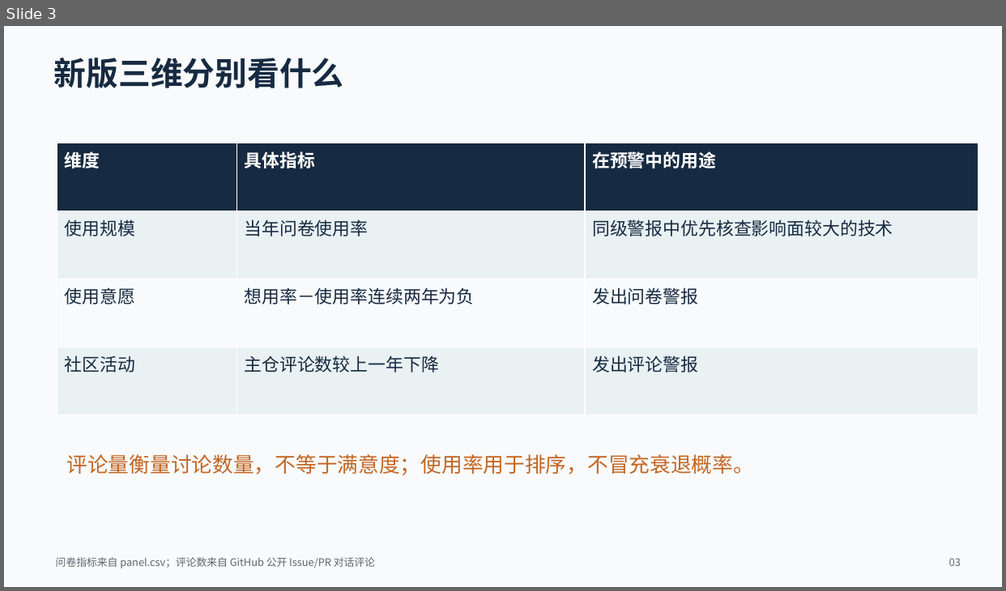
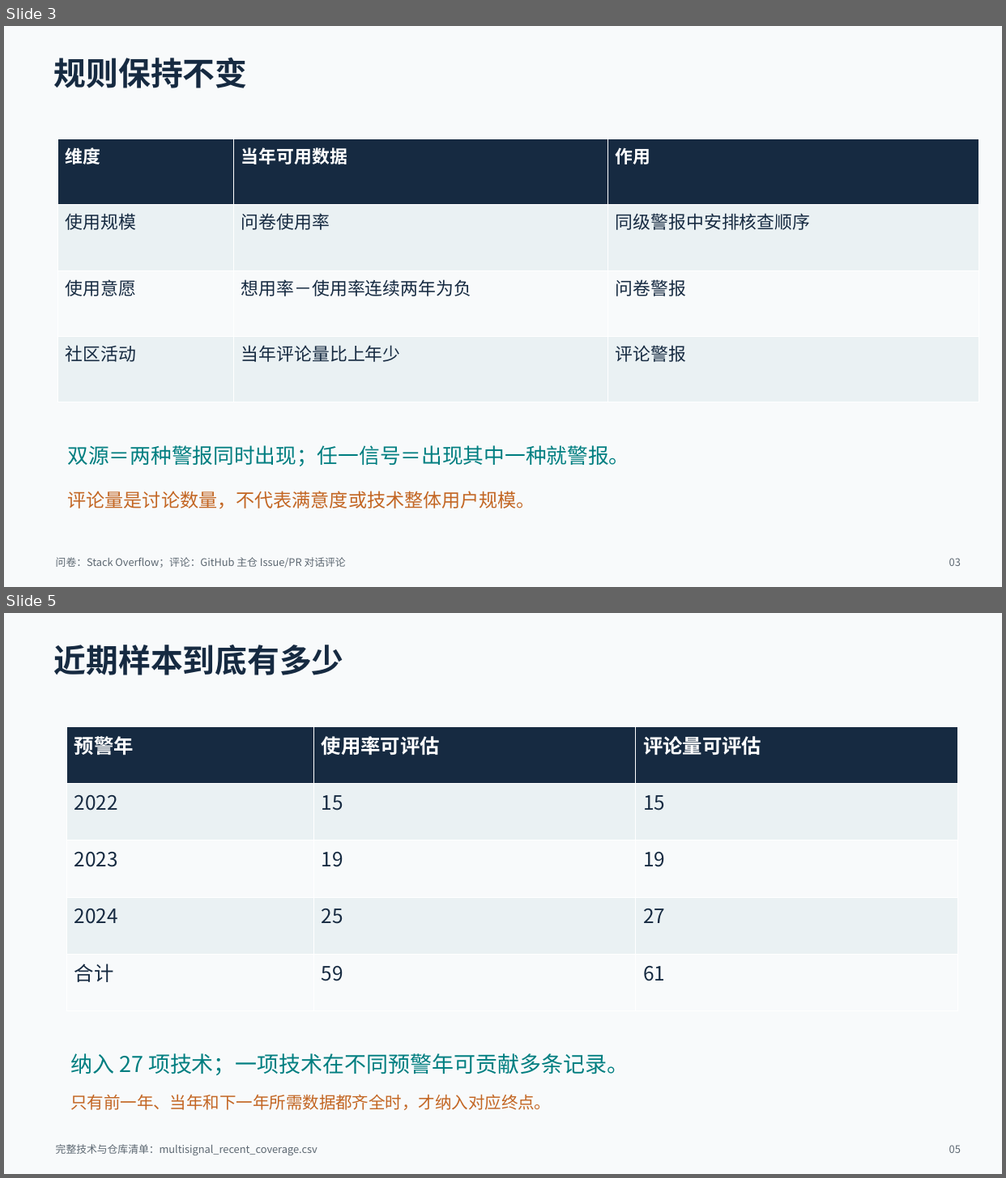
Before and after one commit to NTenthusiast/opensource-adoption-prediction, a slide deck: 组会汇报_2026-09-26/组会汇报_三维动态预警升级版.pptx. Shown one above the other, each under a label of ours: slide 3 before the commit, slides 3 and 5 after it; the slides between them are not shown. The pictures are 1006x591 and 1006x1178 pixels, drawn with LibreOffice and Linux fonts; fonts in the diff are those of the drawing. Boxes give left, top, right and bottom in pixels: in the first picture for what was removed or moved away, otherwise in the second. Text is boxed around its words. In the diff, an @@ line names an element or a change of style, - is before the commit and + after.

Commit message:
扩展近期双源预警样本并更新组会汇报

```diff
--- a/组会汇报_2026-09-26/组会汇报_三维动态预警升级版.pptx
+++ b/组会汇报_2026-09-26/组会汇报_三维动态预警升级版.pptx
@@ slide 5 added at bbox=[4, 613, 1002, 1174], background #F8FAFB @@
@@ text added at bbox=[54, 645, 344, 675], 31 pt, text #162A41, bold @@
+近期样本到底有多少
@@ table added at bbox=[67, 726, 957, 1012], 5 rows, 3 columns @@
+预警年 | 使用率可评估 | 评论量可评估
+2022 | 15 | 15
+2023 | 19 | 19
+2024 | 25 | 27
+合计 | 59 | 61
@@ text added at bbox=[70, 1054, 629, 1076], 21 pt, text #007E80 @@
+纳入 27 项技术；一项技术在不同预警年可贡献多条记录。
@@ text added at bbox=[70, 1094, 551, 1110], 16 pt, text #C36623 @@
+只有前一年、当年和下一年所需数据都齐全时，才纳入对应终点。
@@ text added at bbox=[56, 1144, 317, 1156], 10 pt, text #5D6872 @@
+完整技术与仓库清单：multisignal_recent_coverage.csv
@@ text added at bbox=[949, 1145, 961, 1153], 10 pt, text #5D6872 @@
+05
@@ slide 3 changed as well @@
@@ text at bbox=[54, 58, 248, 88]: text changed @@
-新版三维分别看什么
+规则保持不变
@@ table at bbox=[58, 139, 978, 403] @@
-row 1, column 2: 具体指标
+row 1, column 2: 当年可用数据
-row 1, column 3: 在预警中的用途
+row 1, column 3: 作用
-row 2, column 2: 当年问卷使用率
+row 2, column 2: 问卷使用率
-row 2, column 3: 同级警报中优先核查影响面较大的技术
+row 2, column 3: 同级警报中安排核查顺序
-row 3, column 3: 发出问卷警报
+row 3, column 3: 问卷警报
-row 4, column 2: 主仓评论数较上一年下降
+row 4, column 2: 当年评论量比上年少
-row 4, column 3: 发出评论警报
+row 4, column 3: 评论警报
@@ table: place and size @@
-table at bbox=[57, 143, 978, 416]
+table at bbox=[58, 139, 978, 403]
@@ text at bbox=[68, 446, 630, 467]: text changed; text colour #C36623 to #007E80 @@
-评论量衡量讨论数量，不等于满意度；使用率用于排序，不冒充衰退概率。
+双源＝两种警报同时出现；任一信号＝出现其中一种就警报。
@@ text added at bbox=[68, 491, 536, 510], 18 pt, text #C36623 @@
+评论量是讨论数量，不代表满意度或技术整体用户规模。
@@ text at bbox=[56, 557, 346, 568]: text changed @@
-问卷指标来自 panel.csv；评论数来自 GitHub 公开 Issue/PR 对话评论
+问卷：Stack Overflow；评论：GitHub 主仓 Issue/PR 对话评论
```
Also in this commit, not shown: 4 other slides changed, 7 other slides added, 7 slides removed, 20 other files.
